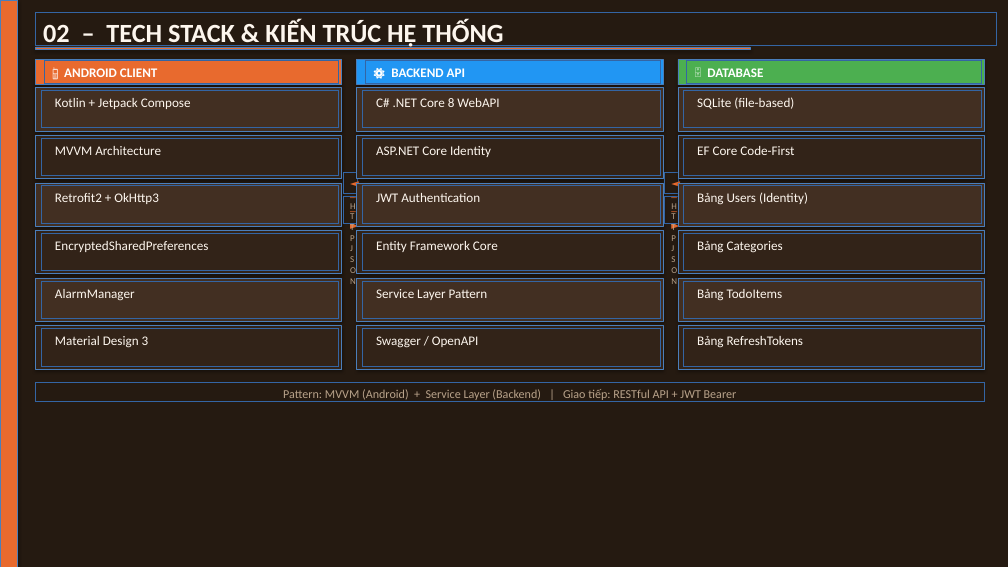
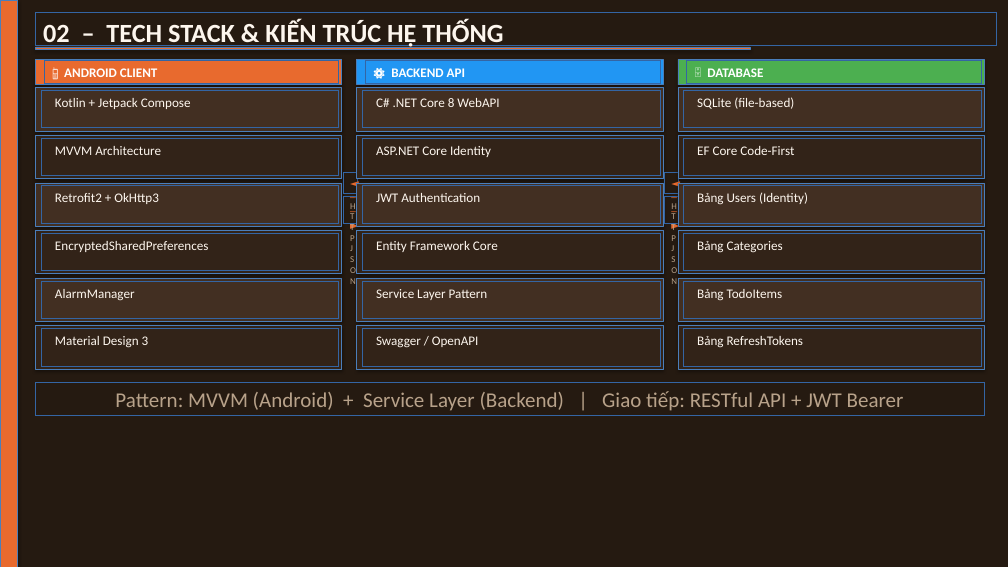
Before and after one commit to Hao92322/LTDPTMobileApp, a slide deck: slide 5 of BaoCao_NhomChanLinhNguLam.pptx (slide 4 before the commit). Drawn at 1008x567 pixels with LibreOffice and Linux fonts; fonts in the diff are those of the drawing. Boxes give left, top, right and bottom in pixels: in the first picture for what was removed or moved away, otherwise in the second. Text is boxed around its words. In the diff, an @@ line names an element or a change of style, - is before the commit and + after.

```diff
--- a/BaoCao_NhomChanLinhNguLam.pptx
+++ b/BaoCao_NhomChanLinhNguLam.pptx
@@ text "Pattern: MVVM (Android) + Service ..." at [115, 391, 904, 411]: size 11.5 to 20 pt @@
```
Also in this commit, not shown: 3 other slides changed, 2 slides added.
